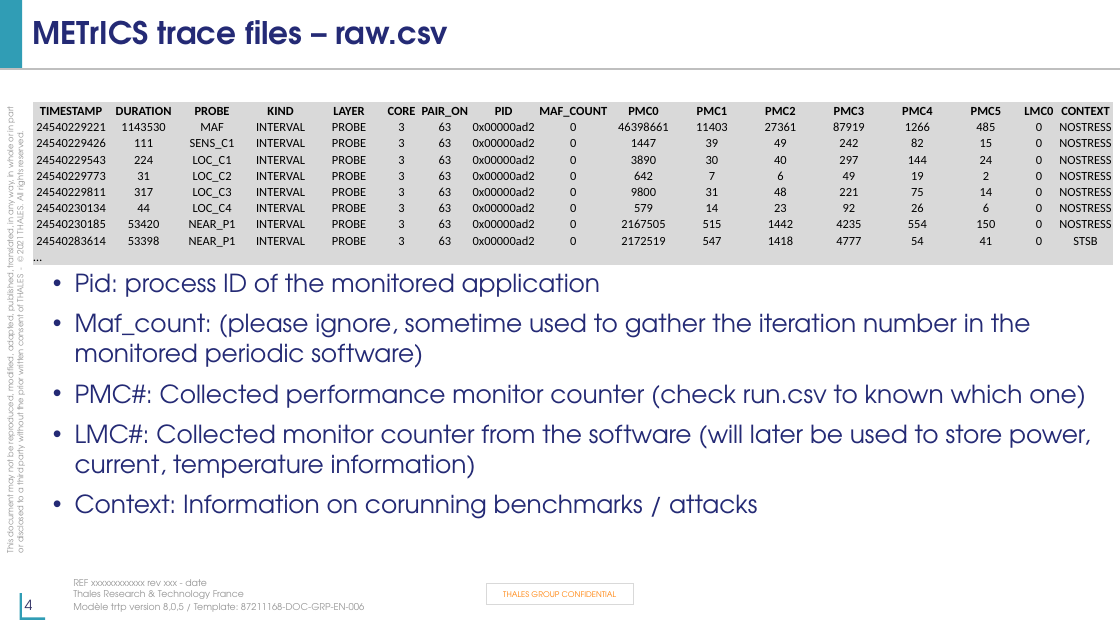
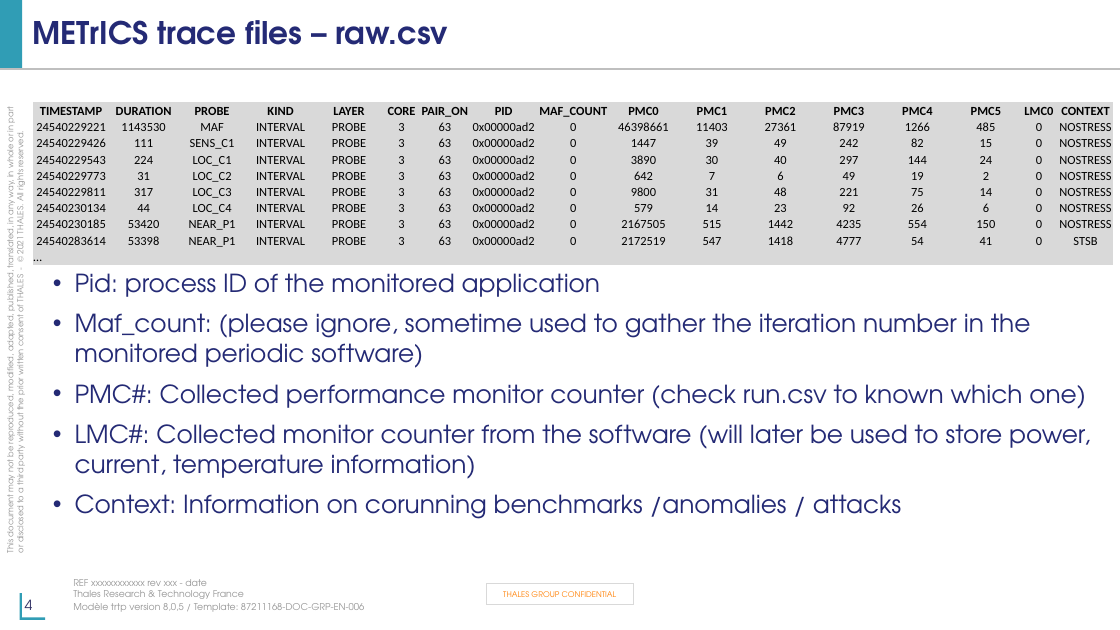
Before and after one commit to EU-TEACHING/teaching-avionics-dataset, a slide deck: slide 4 of avionic_traces.pptx. Drawn at 1120x630 pixels with LibreOffice and Linux fonts; fonts in the diff are those of the drawing; background and template pictures are left out. Boxes give left, top, right and bottom in pixels: in the first picture for what was removed or moved away, otherwise in the second. Text is boxed around its words. In the diff, an @@ line names an element or a change of style, - is before the commit and + after.

```diff
--- a/avionic_traces.pptx
+++ b/avionic_traces.pptx
@@ text at (75,494,901,519): text changed @@
-  • Context: Information on corunning benchmarks / attacks
+  • Context: Information on corunning benchmarks /anomalies / attacks
```
Also in this commit, not shown: 1 other file.
